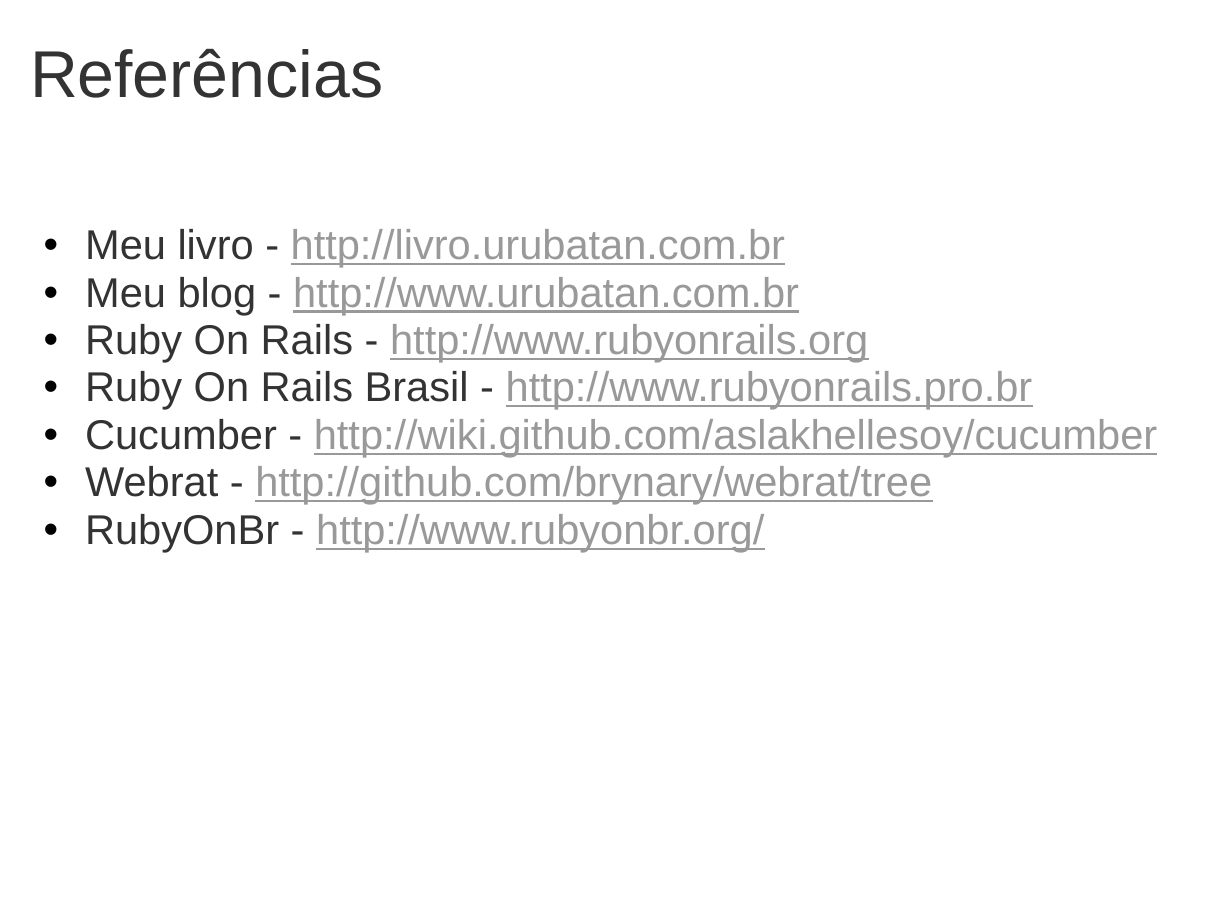
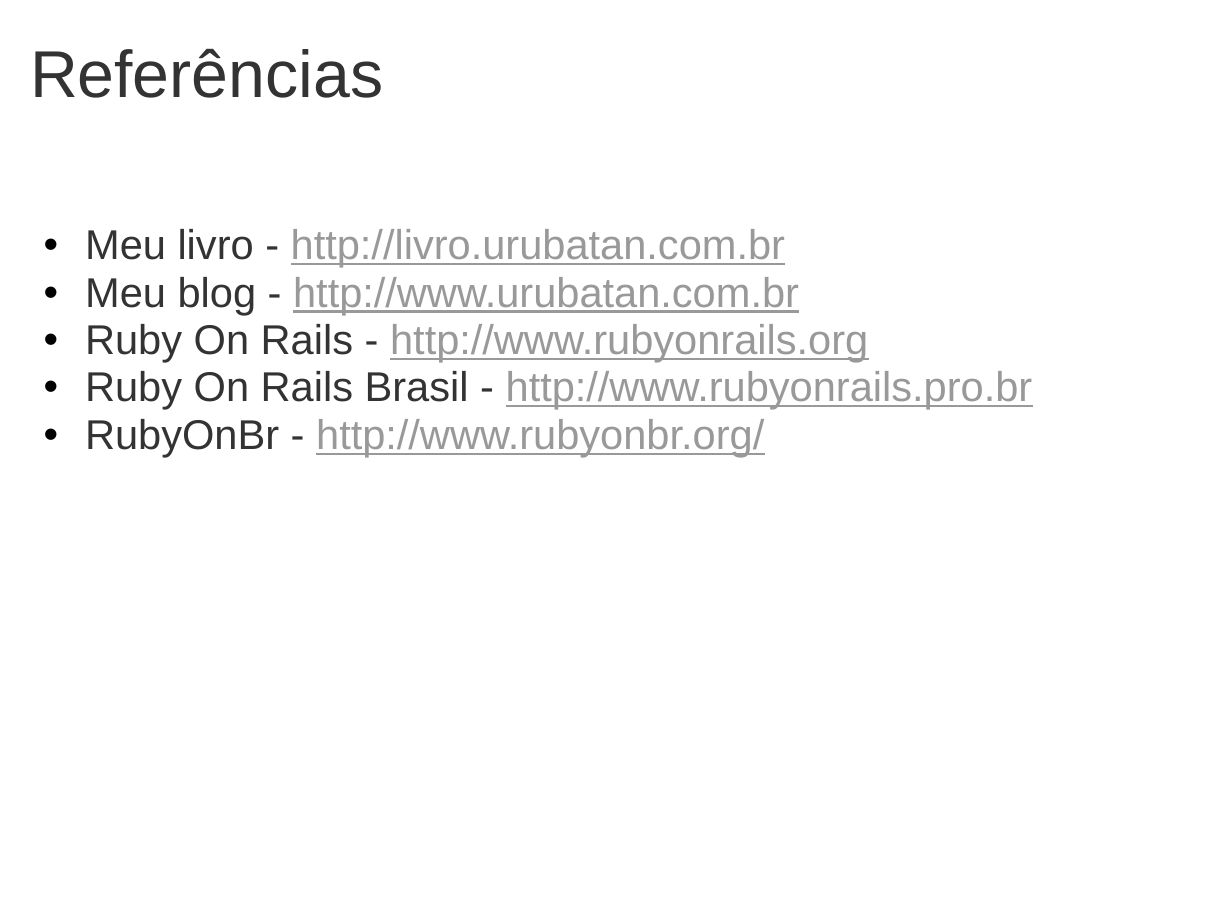
Before and after one commit to urubatan/rsonrails_reutilizacao, a slide deck: slide 10 of Reuso de Código com Rails.ppt (slide 5 before the commit). Drawn at 1232x924 pixels with LibreOffice and Linux fonts; fonts in the diff are those of the drawing; background and template pictures are left out. Boxes give left, top, right and bottom in pixels: in the first picture for what was removed or moved away, otherwise in the second. Text is boxed around its words. In the diff, an @@ line names an element or a change of style, - is before the commit and + after.

```diff
--- a/Reuso de Código com Rails.ppt
+++ b/Reuso de Código com Rails.ppt
@@ text at <box>85,419,1157,504</box>: paragraphs removed @@
-  • Cucumber - http://wiki.github.com/aslakhellesoy/cucumber
-  • Webrat - http://github.com/brynary/webrat/tree
```
Also in this commit, not shown: 1 other slide changed, 5 slides added, 6 other files.
